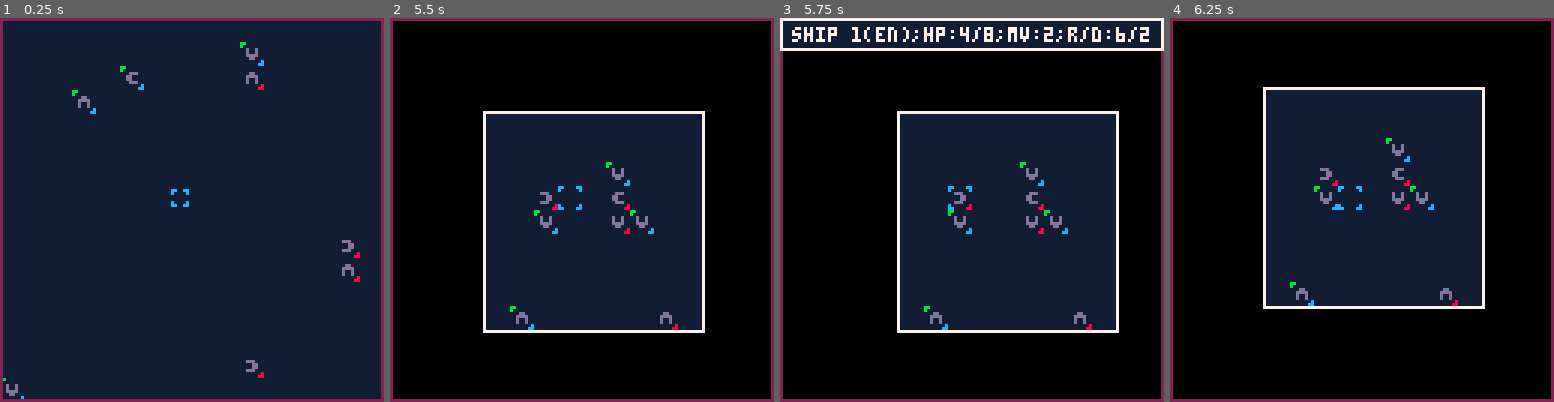
Above: before the commit, frames 1-4 (left to right).
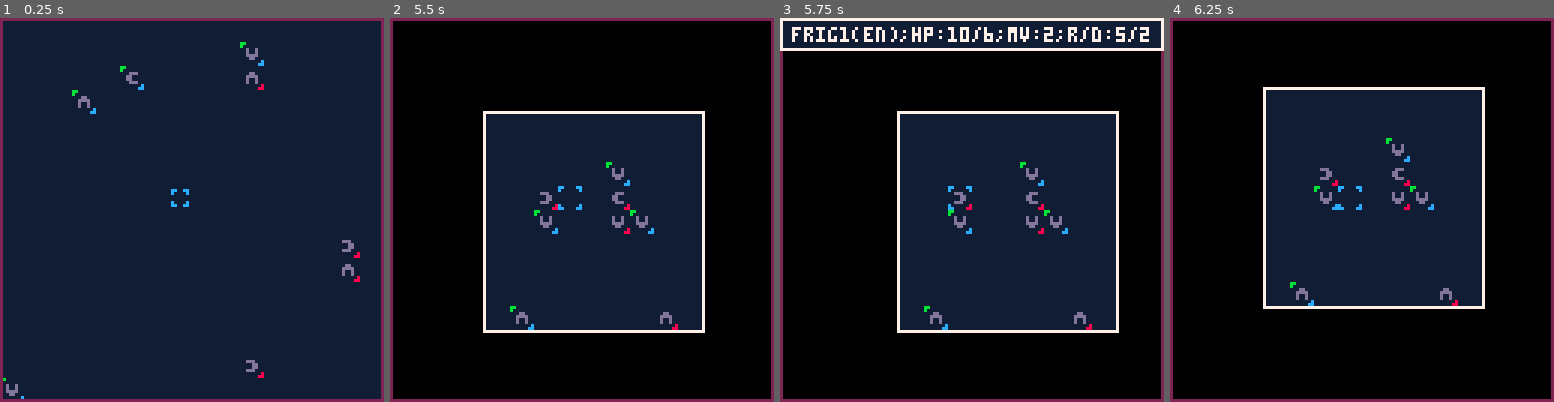
Above: after the commit, the same moments.

Repository: Dragonfoxing/p8projects
Game: PICO-8 cartridge Super Pico Wars Z/space_trpg.p8
Two runs of this game, one before a commit and one after it. Both use one fixed random seed, a clock stepped at 60 frames per second and the inputs below.
Inputs:
- Up to frame 1 (0.25 s): no input
- Up to frame 2 (5.5 s): tap X (X key) at 0.33, 1.07, 1.85, 2.97, 4.08, 5.2 s; tap O (Z key) at 0.7, 1.7, 2.1, 2.5, 2.9, 3.3, 3.7, 4.1, 4.5, 4.9, 5.3 s; hold Right 1.6-2.1 s; hold Up 2.15-2.42 s; hold Right 2.47-3.03 s; hold Left 3.08-3.58 s; hold Down 3.63-3.97 s; hold Right 4.02-4.68 s; hold Up 4.73-5.03 s; hold Left from 5.08 s (still down)
- Up to frame 3 (5.75 s): release Left at 5.68 s; tap O (Z key) at 5.7 s; hold Down from 5.73 s (still down)
- Up to frame 4 (6.25 s): release Down at 6.03 s; hold Right from 6.08 s (still down); tap O (Z key) at 6.1 s

Frames 1-2 are identical in both runs. In frame 3, 0.6% of the frame differs, in the area x 3-90%, y 2-7%; in frame 4, nothing differs.

Commit message:
Added unit prefabs
Only two prefabs to start, corvettes and frigates.  Corvettes have shorter range and less tank but move faster.  Frigates move very slow but have high health and range.

Diff:
--- a/Super Pico Wars Z/ai.lua
+++ b/Super Pico Wars Z/ai.lua
@@ -16,14 +16,14 @@
 	local move=selected.move
 	local xstep=0
 	for i=x-move,x+move,1 do
-		if(i>-1 and i<gxy) then
+		if(i>-1 and i<grid) then
 			--diamond shape
 			xstep=move-abs(x-i)
 
 			--reverse diamond
 			--xstep=abs(x-i)
 			for j=y-xstep,y+xstep,1 do
-				if(j>-1 and j<gxy) then
+				if(j>-1 and j<grid) then
 					--spr(61,gptox(i),gptoy(j))
 
 					add(ml,{i,j})
--- a/Super Pico Wars Z/settings.lua
+++ b/Super Pico Wars Z/settings.lua
@@ -23,3 +23,15 @@
 gxy=8
 gxoff=32
 gyoff=20
+
+--unit prefabs
+u_fabs={}
+
+u_fabs.rnd = function()
+    return copy(u_fabs[flr(rnd(#u_fabs))+1])
+end
+
+--corvette, low hp med shields but fast
+add(u_fabs,unit.new("corv",20,4,2,4,2,2))
+--frigate, high hp/shields, low damage/move, high range
+add(u_fabs,unit.new("frig",20,6,10,2,5,2))
--- a/Super Pico Wars Z/units.lua
+++ b/Super Pico Wars Z/units.lua
@@ -21,6 +21,19 @@
 unit.dist=0
 unit.close=nil
 
+unit.new = function(name,spr,hp,sh,move,rng,dmg)
+	_u = copy(unit)
+	_u.name=name
+	_u.spr=spr
+	_u.hp=hp
+	_u.sh=sh
+	_u.move=move
+	_u.weprng=rng
+	_u.wepdmg=dmg
+
+	return _u
+end
+
 ini_coords={}
 
 units={}
@@ -33,9 +46,9 @@
 	local coords=init_unit_coords()
 	--get our coords
 	for i=0,unit_count-1,1 do
-		local u=copy(unit)
+		local u=u_fabs.rnd()
 		u.player=true
-		u.name="ship "..(i+1)
+		u.name=u.name..(i+1)
 		u.teamspr=29
 		local c=del(coords,coords[1])
 		u.x=flr(c/grid)
@@ -45,10 +58,10 @@
 	end
 
 	for i=0,unit_count-1,1 do
-		local u=copy(unit)
+		local u=u_fabs.rnd()
 		u.player=false
 		u.teamspr=28
-		u.name="ship "..(i+1)
+		u.name=u.name..(i+1)
 		local c=del(coords,coords[1])
 		u.x=flr(c/grid)
 		u.y=flr(c%grid)
